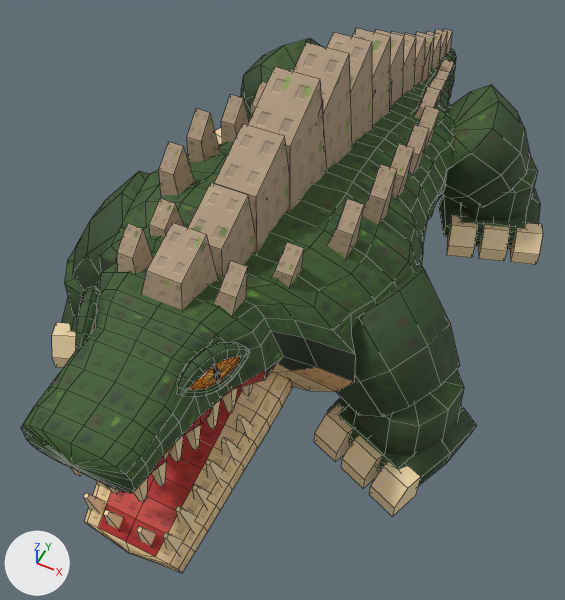
An edit to the FBX model assets/GreenDino/GreenDino_Idle.fbx, drawn before and after from the same camera.
One viewpoint serves both versions: a 50 mm lens placed at (3.79, -8.8, 10.17), pointed at (0.04, -1.31, 0.81). The axes (+X, +Y, +Z) are drawn at lower left. The lights are the same throughout. The picture after the commit comes second. Mesh edges are drawn as thin lines. Where no turn or scale is listed for an object, it has been applied to the vertices. Vertices at exactly the same position are counted once.

The scene before the commit, as lines of its bpy script (objects in view):
```python
me_greendino = bpy.data.meshes.new('GreenDino')
me_greendino.from_pydata(...)  # 2314 vertices, 2175 faces; spans x -3.49..3.52, y -6.09..7.09, z -0.09..4.63
me_greendino.materials.append(mat_greendino_mat)
ob_greendino = bpy.data.objects.new('GreenDino', me_greendino)
ob_greendino.location = (0.0, 0.0, 0.0)
```
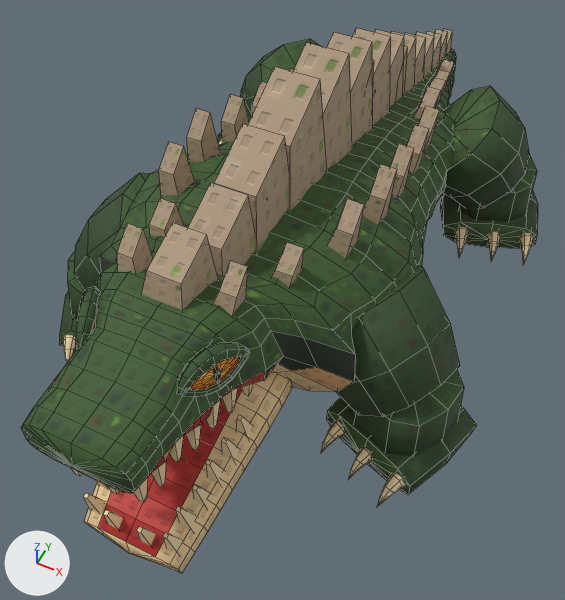
Pixel boxes (x1, y1, x2, y2) of what changed, in the pictures (565 x 600 px; the box of a moved part takes in the faces that stretch with it):
'GreenDino', reshaped
    before: (21, 28, 543, 573)
    after: (21, 28, 538, 573)
part 1 of me_greendino, moved or reshaped (not visible before)
    after: (396, 47, 408, 102)
part 2 of me_greendino, moved or reshaped (not visible afterwards)
    before: (420, 43, 431, 82)
part 3 of me_greendino, rebuilt
    before: (52, 323, 76, 367)
    after: (63, 335, 76, 363)
part 4 of me_greendino, rebuilt
    before: (478, 225, 510, 261)
    after: (487, 231, 500, 261)
part 5 of me_greendino, rebuilt
    before: (314, 404, 353, 462)
    after: (320, 420, 345, 454)
part 6 of me_greendino, rebuilt
    before: (510, 223, 543, 265)
    after: (519, 233, 533, 265)
part 7 of me_greendino, rebuilt
    before: (341, 435, 382, 488)
    after: (348, 447, 372, 479)
part 8 of me_greendino, rebuilt
    before: (369, 462, 420, 516)
    after: (376, 473, 405, 508)
part 9 of me_greendino, rebuilt (mostly hidden)
    before: (215, 127, 222, 144)
    after: (218, 138, 222, 144)
part 10 of me_greendino, rebuilt
    before: (447, 216, 477, 258)
    after: (455, 227, 468, 258)
part 11 of me_greendino, moved or reshaped
    before: (240, 38, 540, 248)
    after: (218, 39, 538, 249)
part 12 of me_greendino, moved or reshaped
    before: (61, 99, 324, 331)
    after: (59, 173, 149, 350)
part 13 of me_greendino, surface changed
    before: (61, 32, 540, 331)
    after: (59, 32, 538, 350)

The change in detail:
me_greendino is used by ob_greendino; location (0.0, 0.0, 0.0).
me_greendino had 2314 vertices, 2175 faces and spanned x -3.49..3.52, y -6.09..7.09, z -0.09..4.63.
me_greendino now has 2578 vertices, 2535 faces and spans x -3.51..3.52, y -6.09..7.09, z -0.09..4.63.
me_greendino part 1: the loose piece of 8 vertices spanning x -0.36..0.01, y 2.45..2.9, z 2.14..3.13 is moved by (0.35, 0.0, 0.0).
me_greendino part 2: the loose piece of 8 vertices spanning x 0.03..0.32, y 4.09..4.47, z 1.58..2.37 is moved by (-0.35, 0.0, 0.0).
me_greendino part 3: the loose piece of 10 vertices spanning x -3.08..-2.49, y -3.6..-2.99, z 0.0..0.55 is rebuilt with 32 vertices and now spans x -3.08..-2.65, y -3.59..-2.85, z 0.01..0.47.
me_greendino part 4: the loose piece of 10 vertices spanning x 2.32..2.9, y 1.84..2.43, z 0.0..0.55 is rebuilt with 32 vertices and now spans x 2.31..2.71, y 1.83..2.58, z 0.01..0.47.
me_greendino part 5: the loose piece of 10 vertices spanning x 1.42..2.02, y -3.17..-2.56, z 0.0..0.55 is rebuilt with 32 vertices and now spans x 1.58..2.02, y -3.15..-2.42, z 0.01..0.47.
me_greendino part 6: the loose piece of 10 vertices spanning x 2.87..3.44, y 2.02..2.61, z 0.0..0.55 is rebuilt with 32 vertices and now spans x 2.85..3.26, y 2.01..2.76, z 0.01..0.47.
me_greendino part 7: the loose piece of 10 vertices spanning x 1.95..2.55, y -3.39..-2.78, z 0.0..0.55 is rebuilt with 32 vertices and now spans x 2.12..2.55, y -3.37..-2.63, z 0.01..0.47.
me_greendino part 8: the loose piece of 10 vertices spanning x 2.49..3.08, y -3.6..-2.99, z 0.0..0.55 is rebuilt with 32 vertices and now spans x 2.65..3.08, y -3.59..-2.85, z 0.01..0.47.
me_greendino part 9: the loose piece of 10 vertices spanning x -3.44..-2.87, y 2.02..2.61, z 0.0..0.55 is rebuilt with 32 vertices and now spans x -3.26..-2.85, y 2.01..2.76, z 0.01..0.47.
me_greendino part 10: the loose piece of 10 vertices spanning x 1.78..2.35, y 1.66..2.26, z 0.0..0.55 is rebuilt with 32 vertices and now spans x 1.76..2.16, y 1.66..2.41, z 0.01..0.47.
me_greendino part 11: 113 vertices moved from x -3.33..3.13, y 1.66..3.83, z -0.02..2.61 to x -3.34..3.14, y 1.65..3.83, z -0.02..2.62; 27 vertices removed from x 0.7..2.8, y 1.84..3.66, z 0.55..2.63; 27 vertices added at x 0.71..2.78, y 1.83..3.69, z 0.54..2.64.
me_greendino part 12: 55 vertices moved from x -3.49..0.0, y -3.29..-0.73, z -0.01..4.3 to x -3.51..0.0, y -3.3..-0.73, z -0.02..4.3; 24 vertices removed from x -3.29..0.41, y -3.03..-0.71, z 0.48..4.3; 24 vertices added at x -3.26..0.06, y -3.06..-0.71, z 0.48..4.3.
me_greendino part 13: 541 kept faces spanning x -3.51..3.31, y -5.95..6.78, z -0.02..4.63 get new texture (UV) coordinates.
Other edits to the shape of me_greendino do not show in these pictures.
